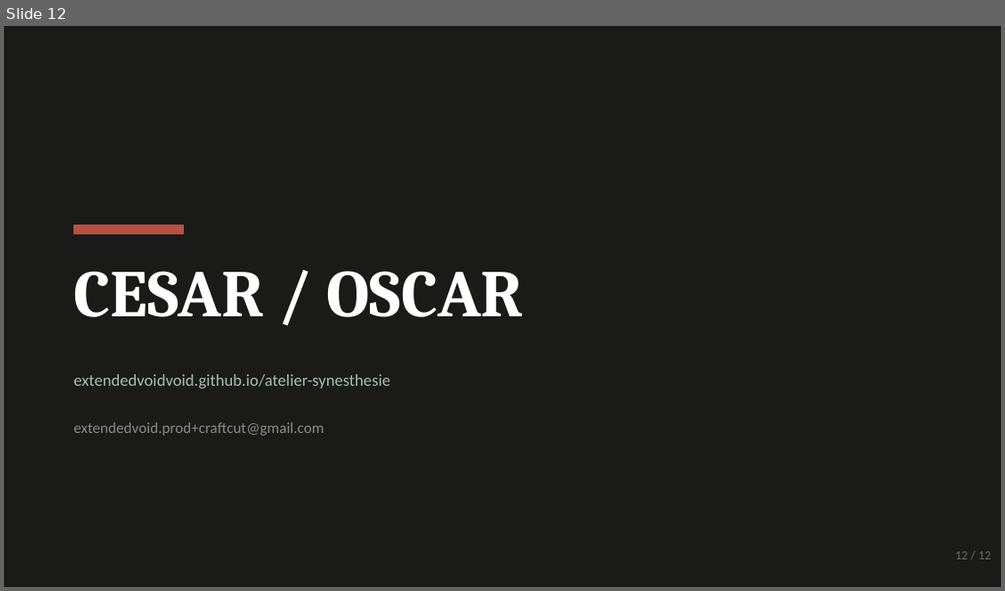
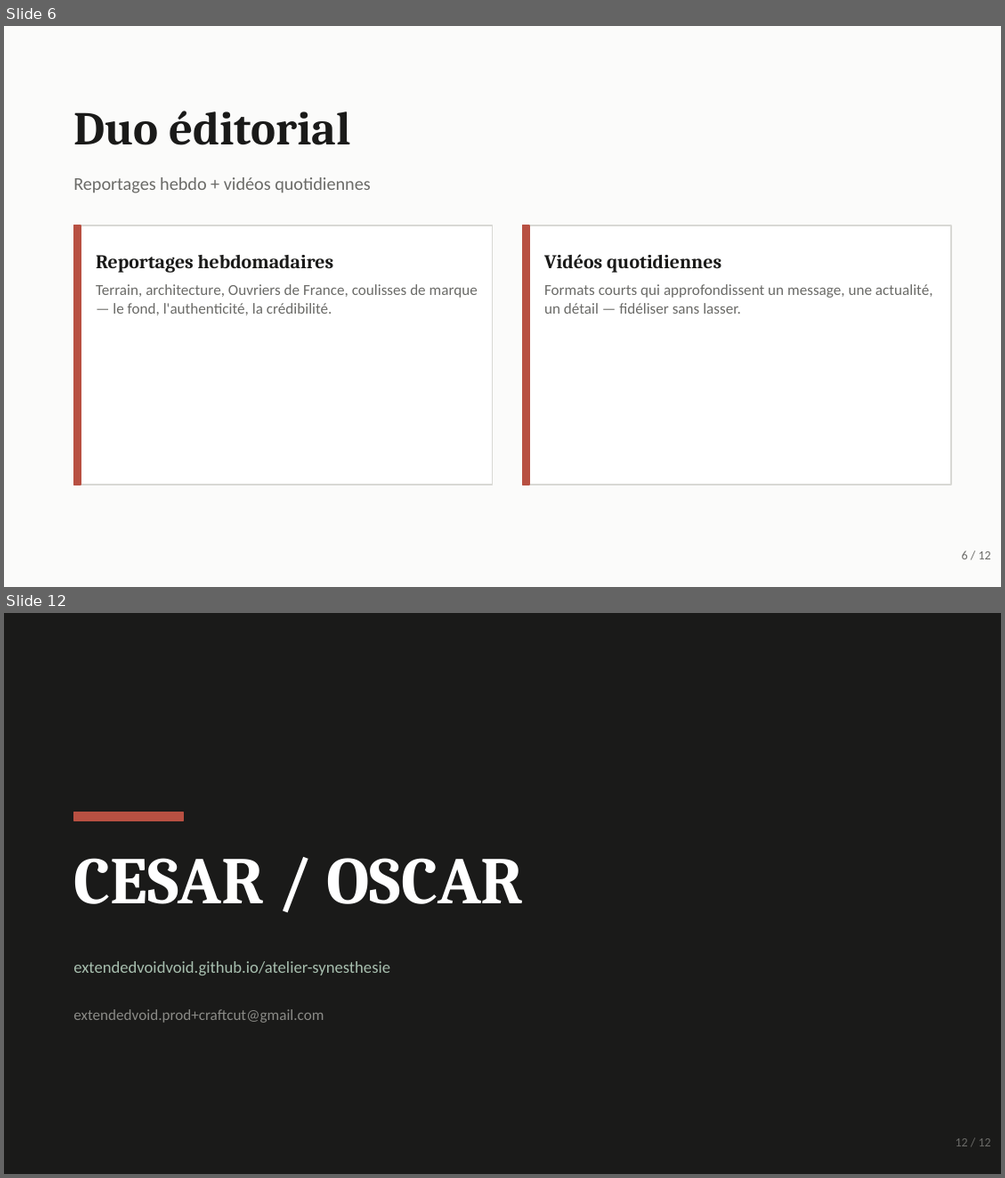
Before and after one commit to extendedvoidvoid/cesar-cabrera-cesar-plus, a slide deck: CraftCut_Pitch_Deck.pptx. Shown one above the other, each under a label of ours: slide 12 before the commit, slides 6 and 12 after it; the slides between them are not shown. The pictures are 1005x591 and 1005x1178 pixels, drawn with LibreOffice and Linux fonts; fonts in the diff are those of the drawing. Boxes give left, top, right and bottom in pixels: in the first picture for what was removed or moved away, otherwise in the second. Text is boxed around its words. In the diff, an @@ line names an element or a change of style, - is before the commit and + after.

```diff
--- a/CraftCut_Pitch_Deck.pptx
+++ b/CraftCut_Pitch_Deck.pptx
@@ slide 6 added at bbox=[4, 26, 1001, 587], background #FBFBFA @@
@@ text added at bbox=[73, 111, 350, 145], 34 pt, text #1A1A19, bold @@
+Duo éditorial
@@ text added at bbox=[73, 177, 370, 193], 13 pt, text #6B6B68 @@
+Reportages hebdo + vidéos quotidiennes
@@ rectangle added at bbox=[73, 225, 493, 484], fill #FFFFFF, outline #D8D8D4 1 pt @@
@@ rectangle added at bbox=[73, 225, 81, 484], fill #B85042, outline #B85042 1 pt @@
@@ rectangle added at bbox=[522, 225, 951, 484], fill #FFFFFF, outline #D8D8D4 1 pt @@
@@ rectangle added at bbox=[522, 225, 529, 484], fill #B85042, outline #B85042 1 pt @@
@@ text added at bbox=[96, 255, 334, 273], 14 pt, text #1A1A19, bold @@
+Reportages hebdomadaires
@@ text added at bbox=[544, 254, 721, 273], 14 pt, text #1A1A19, bold @@
+Vidéos quotidiennes
@@ text added at bbox=[96, 284, 477, 315], 11 pt, text #6B6B68 @@
+Terrain, architecture, Ouvriers de France, coulisses de marque — le fond, l'authenticité, la crédibilité.
@@ text added at bbox=[544, 284, 933, 313], 11 pt, text #6B6B68 @@
+Formats courts qui approfondissent un message, une actualité, un détail — fidéliser sans lasser.
@@ text added at bbox=[962, 550, 991, 559], 9 pt, text #6B6B68 @@
+6 / 12
```
Also in this commit, not shown: 5 slides changed, 5 other slides added, 6 slides removed, 4 other files.
